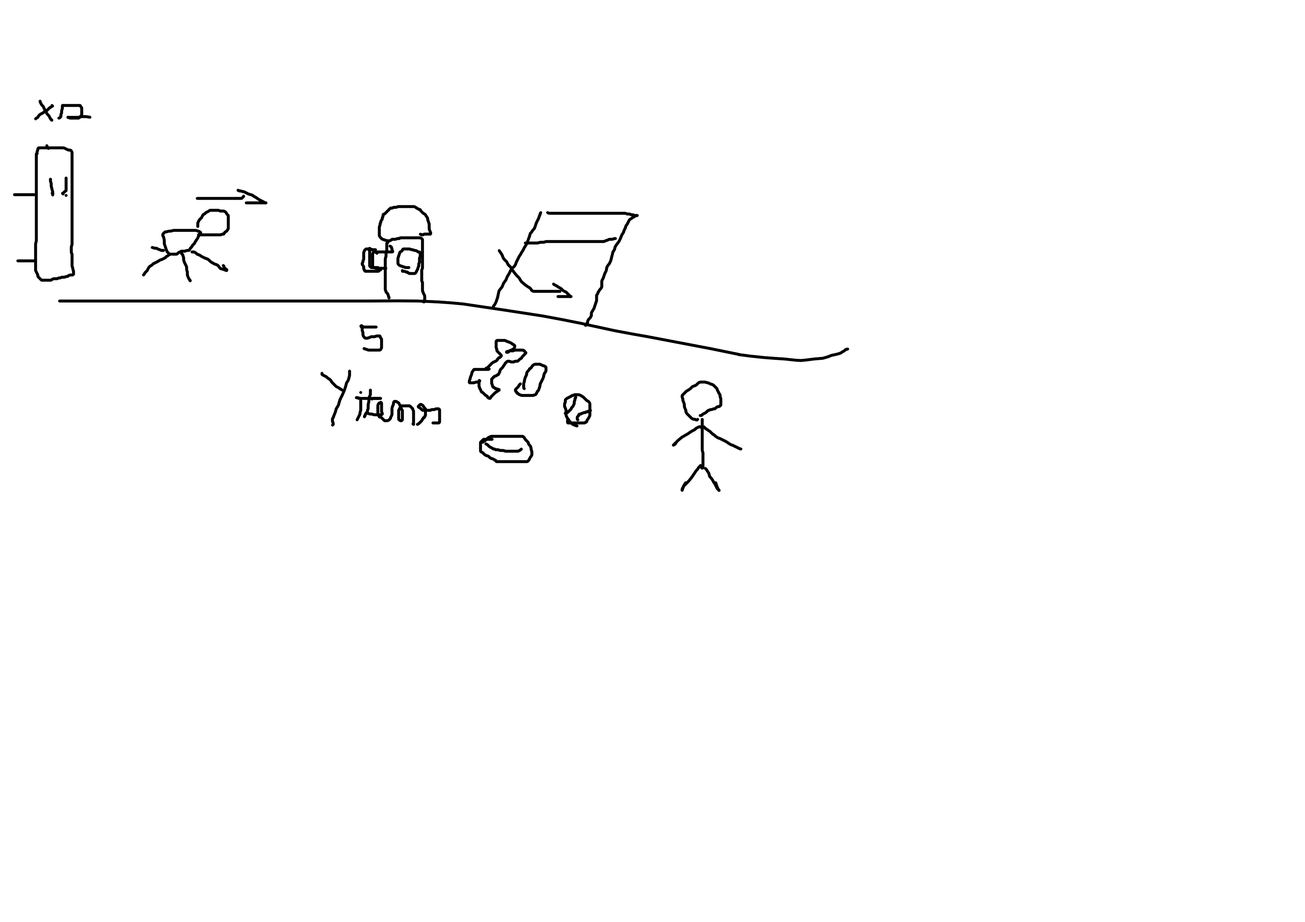
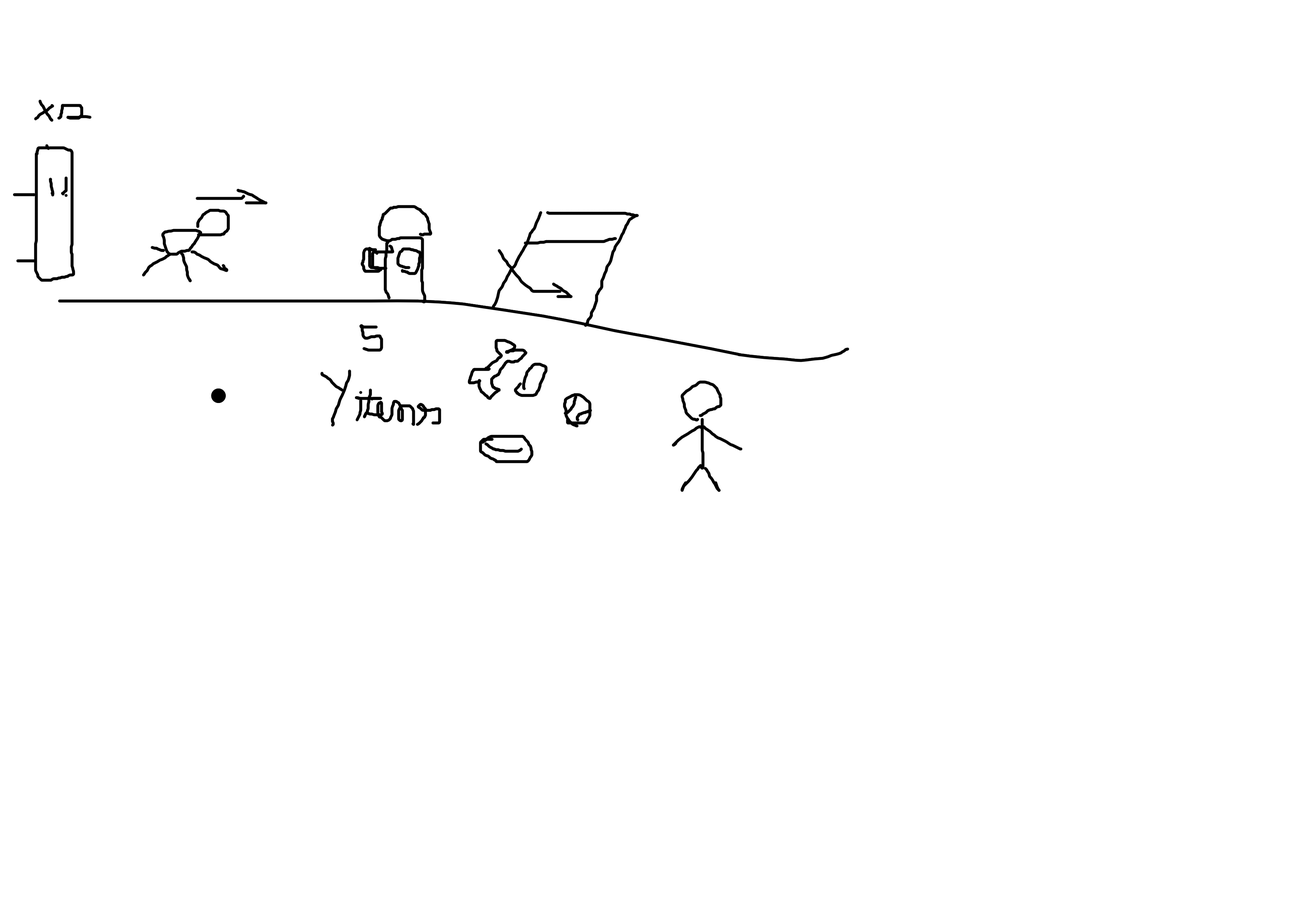
Before/after of a (1305, 922) layered artwork. What changed in the layer stack:
painted on "Paint Layer 1" over box(210, 388, 226, 404)
